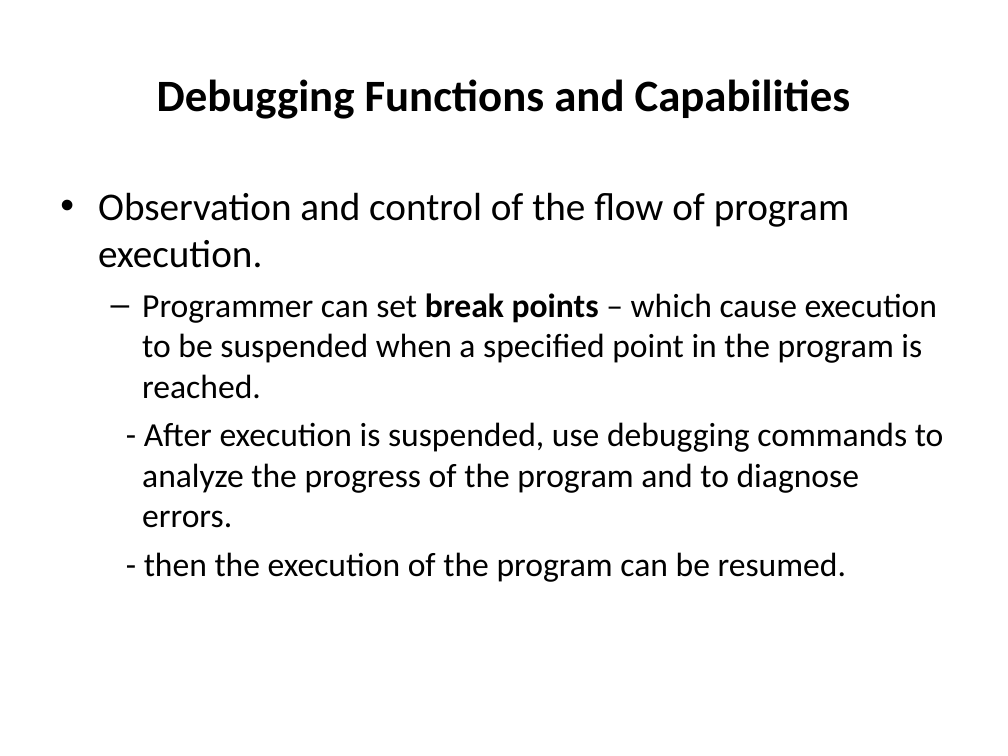
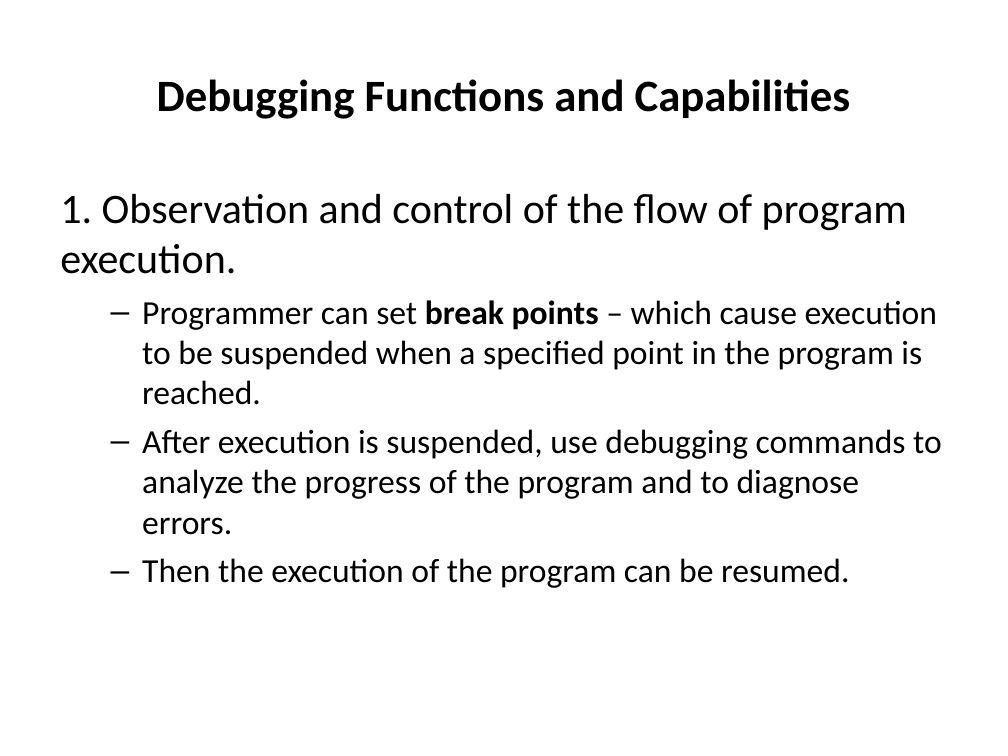
Before and after one commit to kazimsayed954/S5, a slide deck: slide 26 of 02. System Software/Sir's PPTs/6. Editors and Debuggers.ppt (slide 24 before the commit). Drawn at 1008x756 pixels with LibreOffice and Linux fonts; fonts in the diff are those of the drawing. Boxes give left, top, right and bottom in pixels: in the first picture for what was removed or moved away, otherwise in the second. Text is boxed around its words. In the diff, an @@ line names an element or a change of style, - is before the commit and + after.

```diff
--- a/02. System Software/Sir's PPTs/6. Editors and Debuggers.ppt
+++ b/02. System Software/Sir's PPTs/6. Editors and Debuggers.ppt
@@ text at [60,194,907,274]: text changed; size 28 to 30 pt @@
-• Observation and control of the flow of program execution.
+1. Observation and control of the flow of program execution.
@@ text at [142,429,942,588]: text changed @@
-  - After execution is suspended, use debugging commands to analyze the progress of the program and to diagnose errors.
-  - then the execution of the program can be resumed.
+  – After execution is suspended, use debugging commands to analyze the progress of the program and to diagnose errors.
+  – Then the execution of the program can be resumed.
```
Also in this commit, not shown: 46 other slides changed, 3 slides added, 1 other file.
